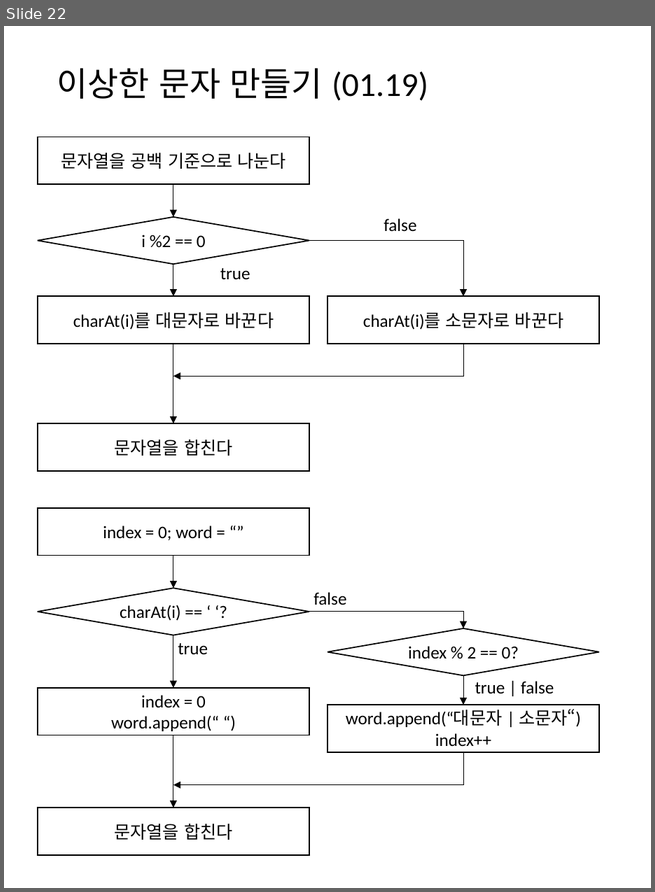
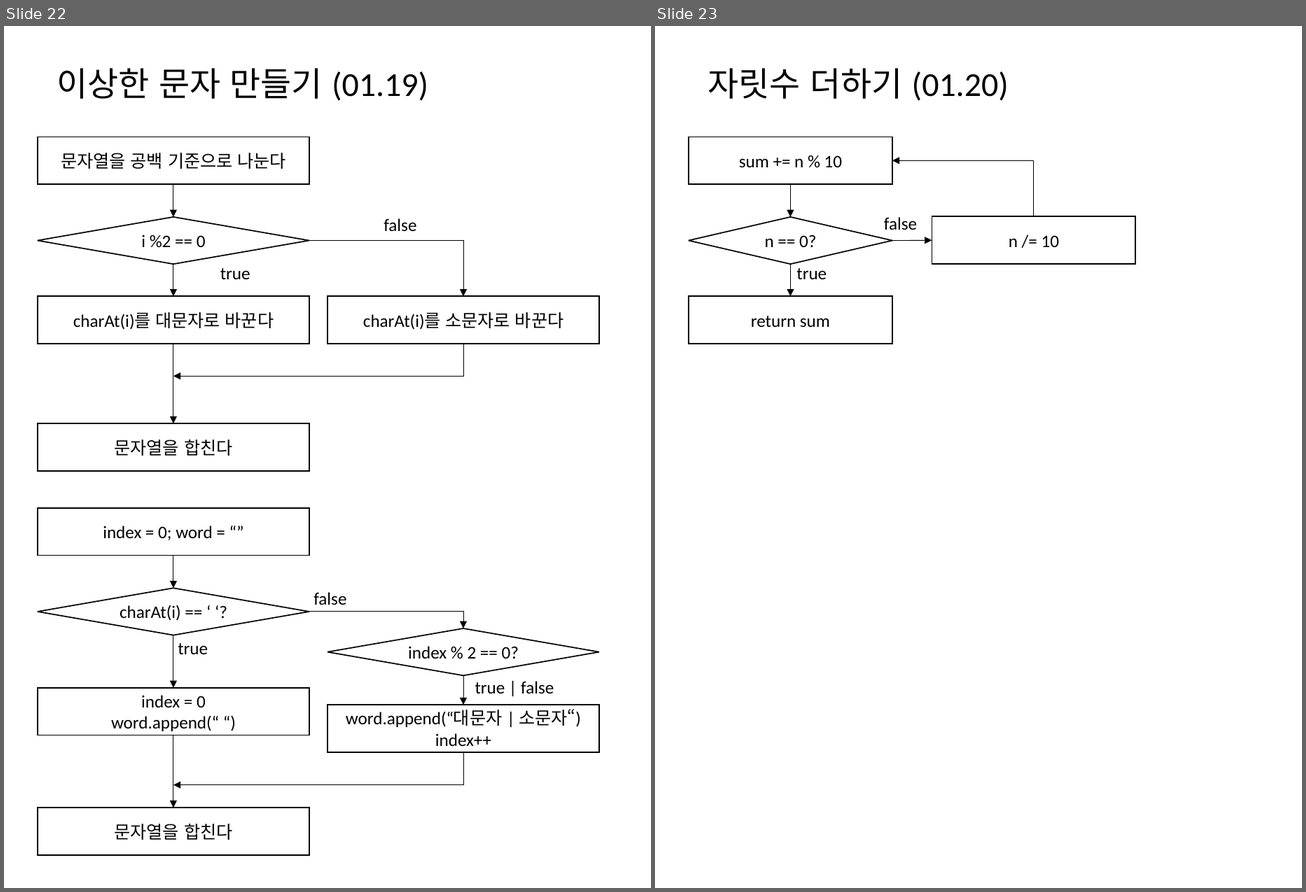
Before and after one commit to mornings9047/Algorithms_Programmers, a slide deck: 알고리즘_프로그래머스_Level01_순서도.pptx. Shown side by side, each under a label of ours: slide 22 before the commit, slides 22 and 23 after it. The pictures are 655x892 and 1306x892 pixels, drawn with LibreOffice and Linux fonts; fonts in the diff are those of the drawing. Boxes give left, top, right and bottom in pixels: in the first picture for what was removed or moved away, otherwise in the second. Text is boxed around its words. In the diff, an @@ line names an element or a change of style, - is before the commit and + after.

Commit message:
자릿수 더하기

```diff
--- a/알고리즘_프로그래머스_Level01_순서도.pptx
+++ b/알고리즘_프로그래머스_Level01_순서도.pptx
@@ slide 23 added at box(655, 26, 1302, 888), background #FFFFFF @@
@@ title added at box(708, 68, 1009, 101), 28 pt, text #000000 @@
+자릿수 더하기 (01.20)
@@ group added at box(689, 137, 1135, 344): 3 rectangles, 3 arrows, 2 texts, 1 diamond, 1 elbow arrow @@
+sum += n % 10
+n == 0?
+return sum
+true
+false
+n /= 10
```
Also in this commit, not shown: 2 other files.
